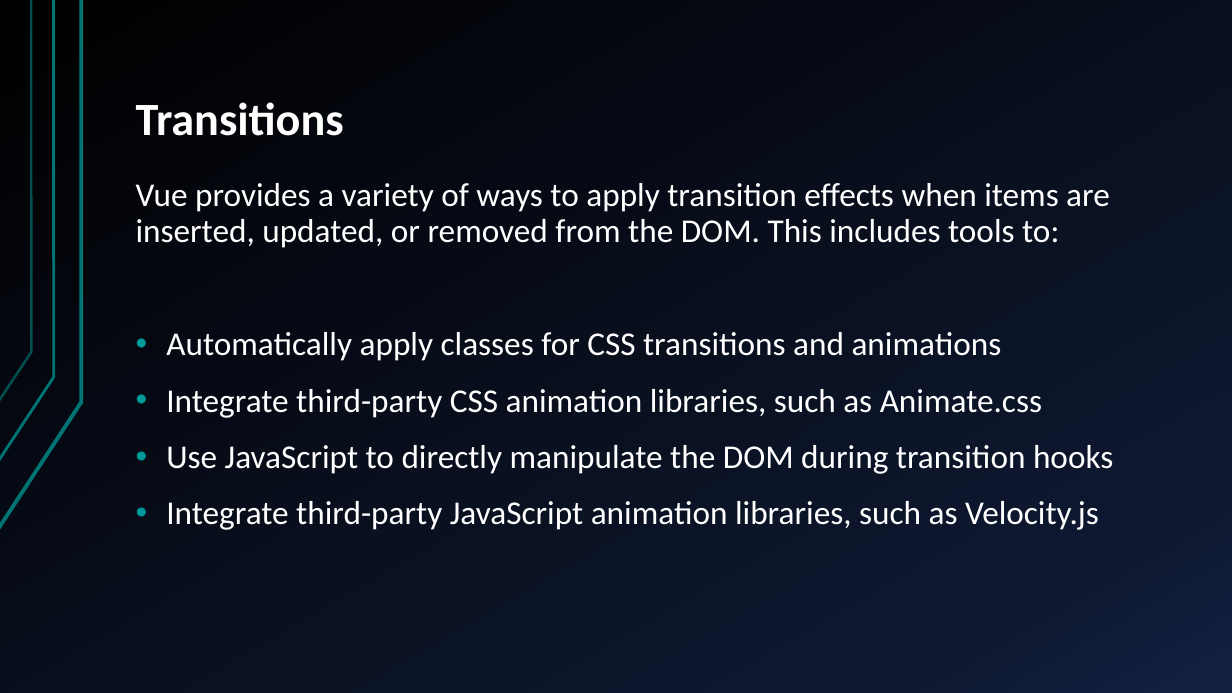
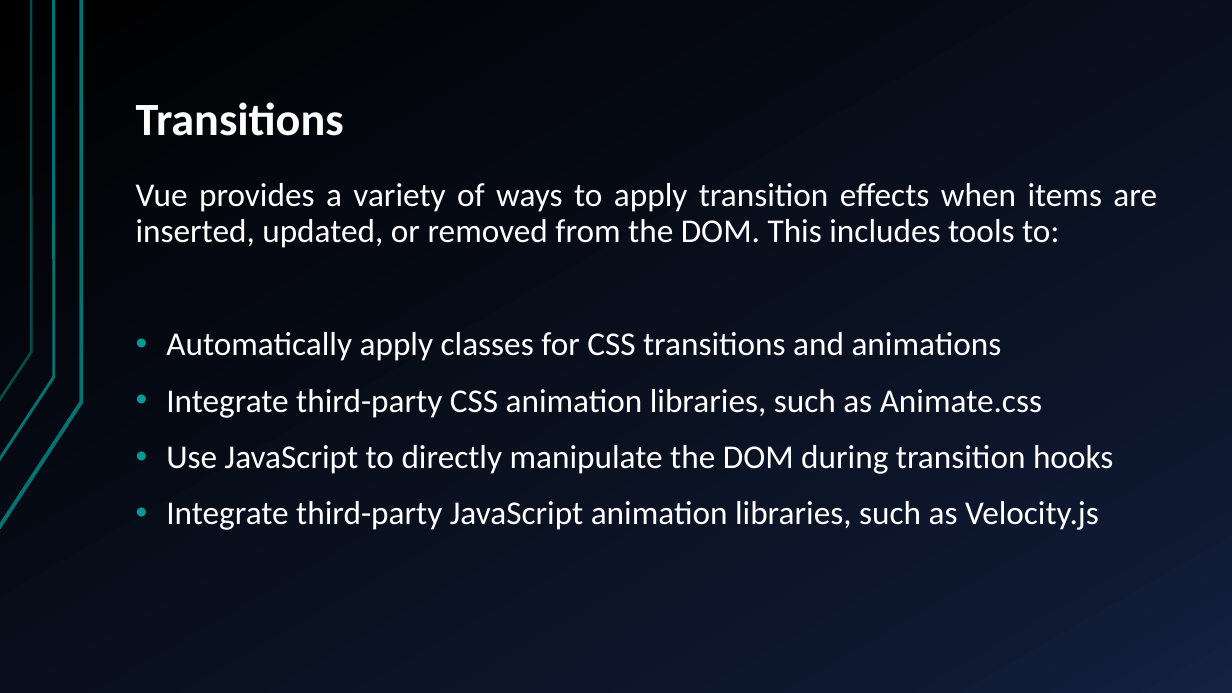
Before and after one commit to piotrdominiak/AGH, a slide deck: slide 10 of Vue.js.pptx. Drawn at 1232x693 pixels with LibreOffice and Linux fonts; fonts in the diff are those of the drawing. Boxes give left, top, right and bottom in pixels: in the first picture for what was removed or moved away, otherwise in the second. Text is boxed around its words. In the diff, an @@ line names an element or a change of style, - is before the commit and + after.

```diff
--- a/Vue.js.pptx
+++ b/Vue.js.pptx
@@ text "Vue provides a variety of ..." at (x1=136, y1=183, x2=1157, y2=530): alignment left to justified @@
```
Also in this commit, not shown: 2 other slides changed, 1 slide removed.
